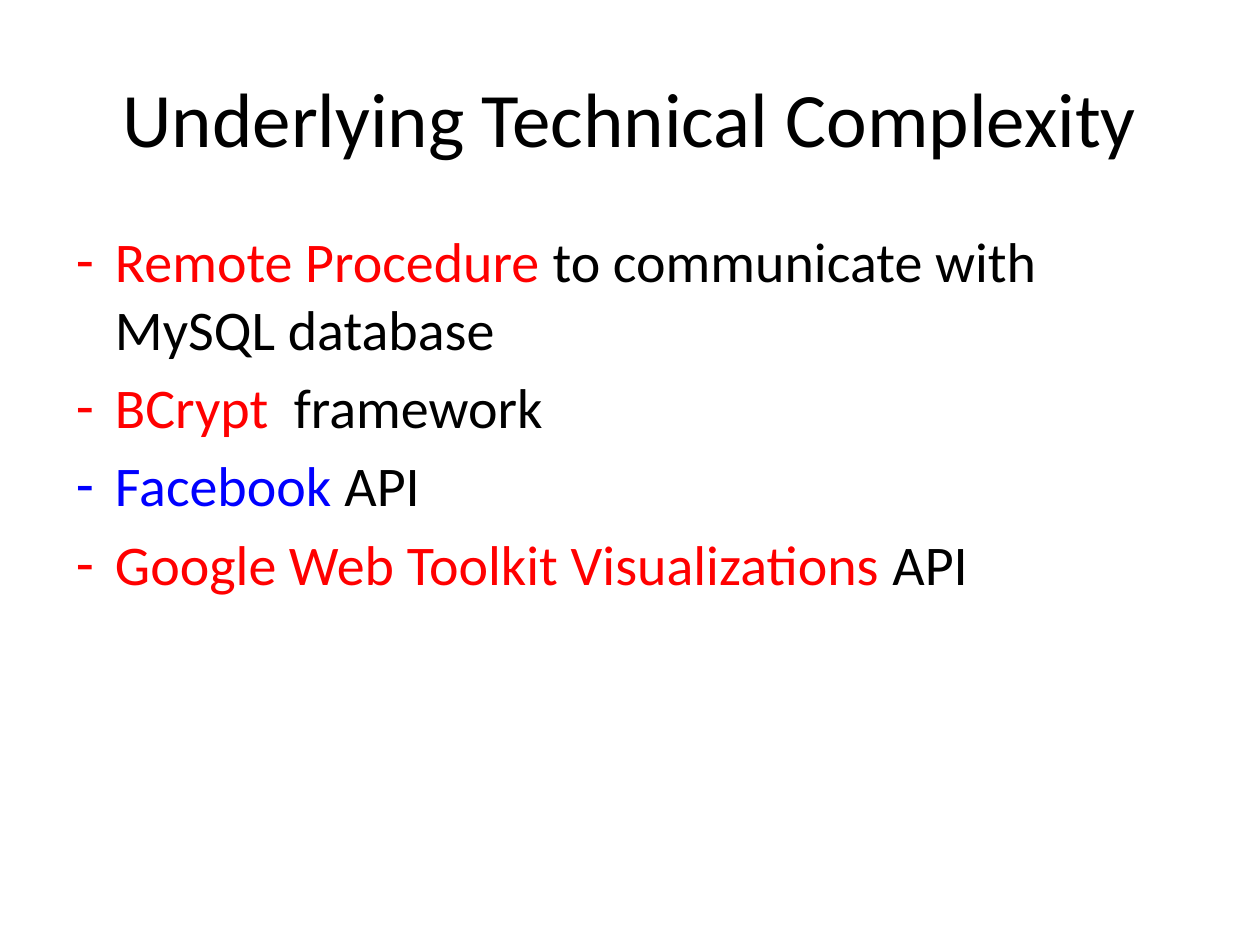
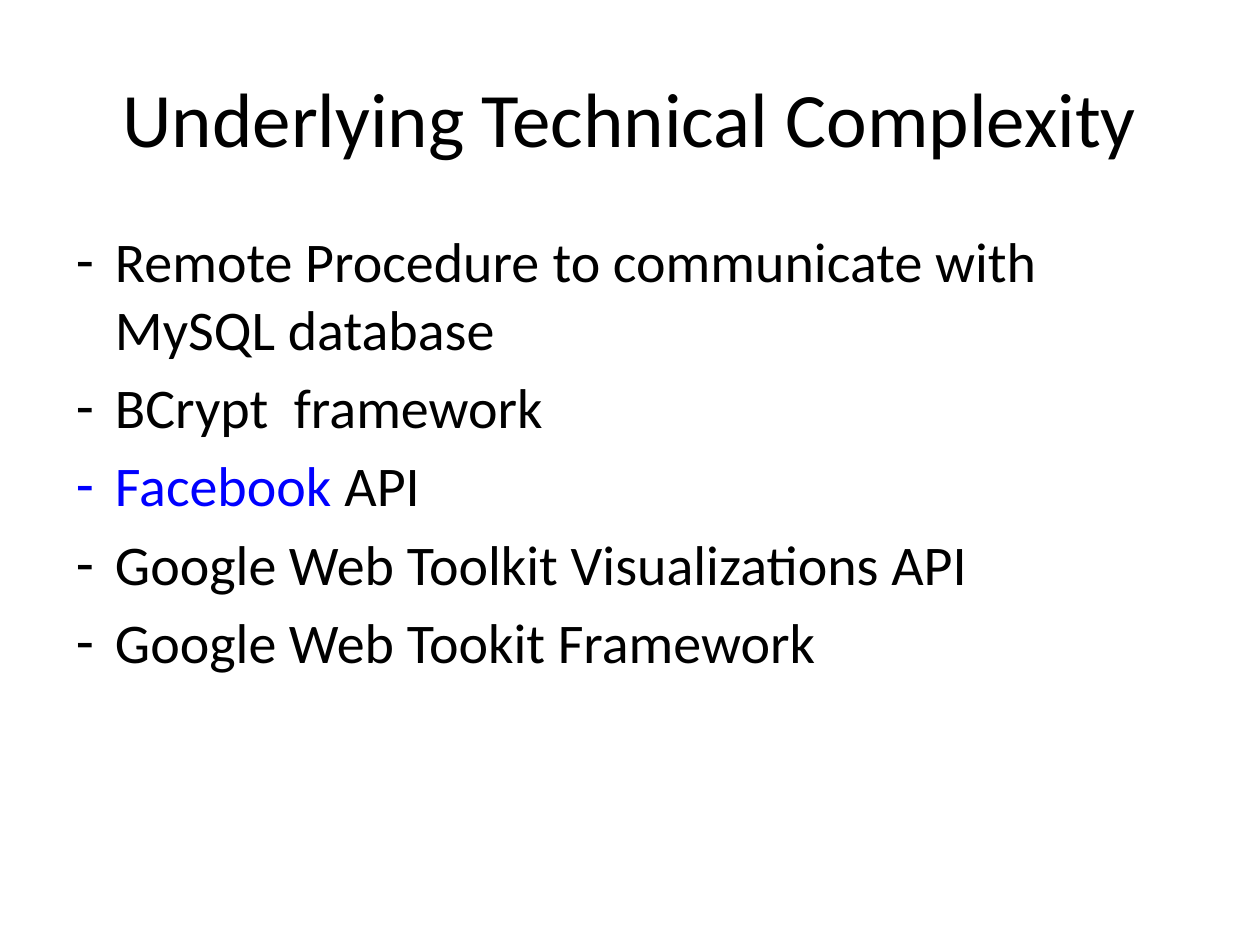
Before and after one commit to AtulanZaman/HealthyEatingApp, a slide deck: slide 4 of Documents/Assign#3/Presentation.pptx. Drawn at 1260x945 pixels with LibreOffice and Linux fonts; fonts in the diff are those of the drawing. Boxes give left, top, right and bottom in pixels: in the first picture for what was removed or moved away, otherwise in the second. Text is boxed around its words. In the diff, an @@ line names an element or a change of style, - is before the commit and + after.

Commit message:
Presentation

```diff
--- a/Documents/Assign#3/Presentation.pptx
+++ b/Documents/Assign#3/Presentation.pptx
@@ text at box(115, 243, 1036, 595): text colour #FF0000 to #000000 in "Remote Procedure", "BCrypt", "Google Web Toolkit Visualizations" @@
@@ text at box(115, 624, 815, 673): paragraph added @@
+– Google Web Tookit Framework
```
Also in this commit, not shown: 7 other files.
